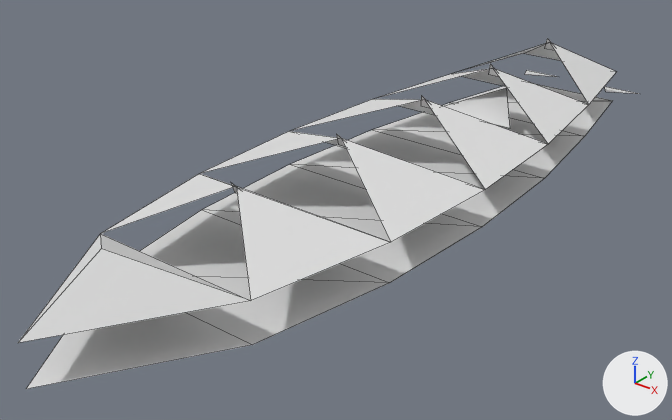
The OBJ model GameData/Meshes/Designs/vesper/vesper_support_mk1_15.obj as it was, and as the next commit left it.
One viewpoint serves both versions: a 50 mm lens placed at (3.82, -5.93, 3.02), pointed at (-0.22, -0.89, -0.11). Lighting does not change. The marker at lower right points along +X, +Y and +Z. The older version comes first. Mesh edges are drawn as thin lines. Where no turn or scale is listed for an object, it has been applied to the vertices. Vertices at exactly the same position are counted once.

Objects in the first picture: 'vesper_support_mk1_15'.
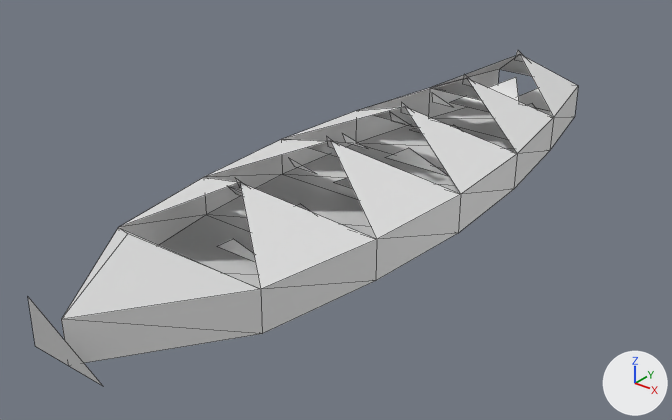
Pixel boxes [x1, y1, x2, y2] of what changed, in the pictures (672 x 420 px):
```json
{"object": "vesper_support_mk1_15", "change": "reshaped", "before": [18, 38, 639, 389], "after": [28, 50, 578, 386], "on screen": "11% narrower"}
{"part": 1, "of": "me_vesper_support_mk1_15", "change": "rebuilt", "before": [18, 43, 616, 343], "after": [61, 55, 578, 363], "on screen": "14% narrower"}
{"part": 2, "of": "me_vesper_support_mk1_15", "change": "rebuilt", "before": [230, 182, 239, 193], "after": [228, 186, 243, 196]}
{"part": 3, "of": "me_vesper_support_mk1_15", "change": "rebuilt", "before": [444, 88, 510, 128], "after": [451, 77, 519, 112]}
{"part": 4, "of": "me_vesper_support_mk1_15", "change": "deleted", "before": [337, 38, 639, 146]}
{"part": 5, "of": "me_vesper_support_mk1_15", "change": "built on", "before": [26, 83, 612, 389], "after": [28, 50, 550, 386]}
```

The change, as JSON lines over the scene's bpy script:
```json
{"block": "me_vesper_support_mk1_15", "where": "# used by ob_vesper_support_mk1_15; location = (0.0, 0.0, 0.0)"}
{"op": "remove", "block": "me_vesper_support_mk1_15", "code": "me_vesper_support_mk1_15.from_pydata(...)  # 56 vertices, 37 faces; spans x -0.91..0.91, y -3.8..2.91, z 0.0..0.65"}
{"op": "add", "block": "me_vesper_support_mk1_15", "code": "me_vesper_support_mk1_15.from_pydata(...)  # 95 vertices, 74 faces; spans x -0.83..0.83, y -3.7..2.02, z 0.0..0.67"}
{"block": "me_vesper_support_mk1_15", "change": "me_vesper_support_mk1_15 part 1: the loose piece of 19 vertices spanning x -0.91..0.91, y -3.8..2.55, z 0.29..0.6 is rebuilt with 32 vertices and now spans x -0.83..0.83, y -3.52..1.89, z 0.0..0.62"}
{"block": "me_vesper_support_mk1_15", "change": "me_vesper_support_mk1_15 part 2: the loose piece of 3 vertices spanning x -0.07..0.07, y -2.21..-2.1, z 0.52..0.65 is rebuilt with 3 vertices and now spans x -0.1..0.1, y -2.24..-2.06, z 0.49..0.64"}
{"block": "me_vesper_support_mk1_15", "change": "me_vesper_support_mk1_15 part 3: the loose piece of 3 vertices spanning x -0.38..0.38, y 0.69..1.3, z 0.23..0.35 is rebuilt with 3 vertices and now spans x -0.36..0.36, y 0.92..1.46, z 0.24..0.41"}
{"block": "me_vesper_support_mk1_15", "change": "me_vesper_support_mk1_15 part 4: 6 loose pieces with 18 vertices, spanning x -0.63..0.63, y -1.15..2.91, z 0.0..0.65, are deleted"}
{"block": "me_vesper_support_mk1_15", "change": "me_vesper_support_mk1_15 part 5"}
{"block": "me_vesper_support_mk1_15", "change": "13 vertices are removed from x -0.91..0.91, y -3.8..2.55, z 0.0"}
{"block": "me_vesper_support_mk1_15", "change": "11 faces are deleted"}
{"block": "me_vesper_support_mk1_15", "change": "52 vertices are added at x -0.6..0.6, y -3.7..2.02, z 0.0..0.67"}
{"block": "me_vesper_support_mk1_15", "change": "5 new vertices lie (0.18, 0.0, 0.0) away from vertices in x -0.09, y -2.05..1.56, z 0.53"}
{"block": "me_vesper_support_mk1_15", "change": "19 new faces join them"}
```
